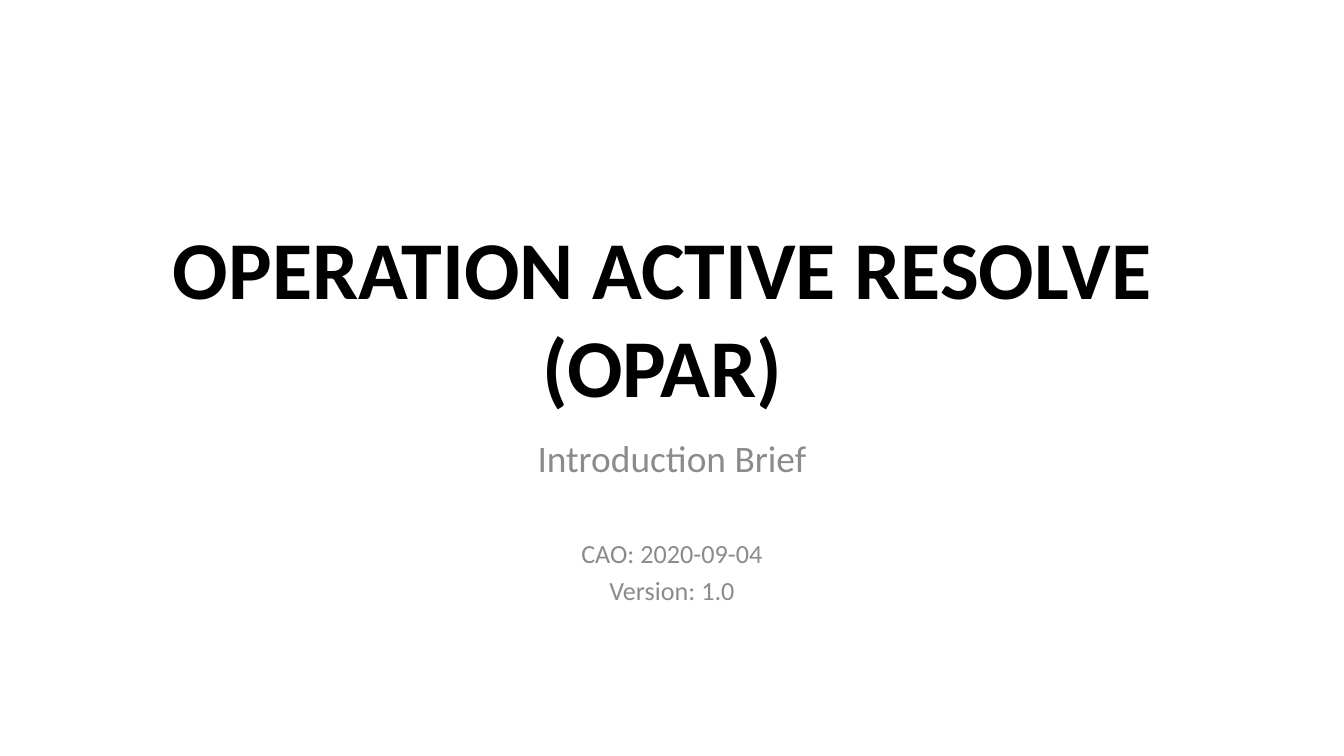
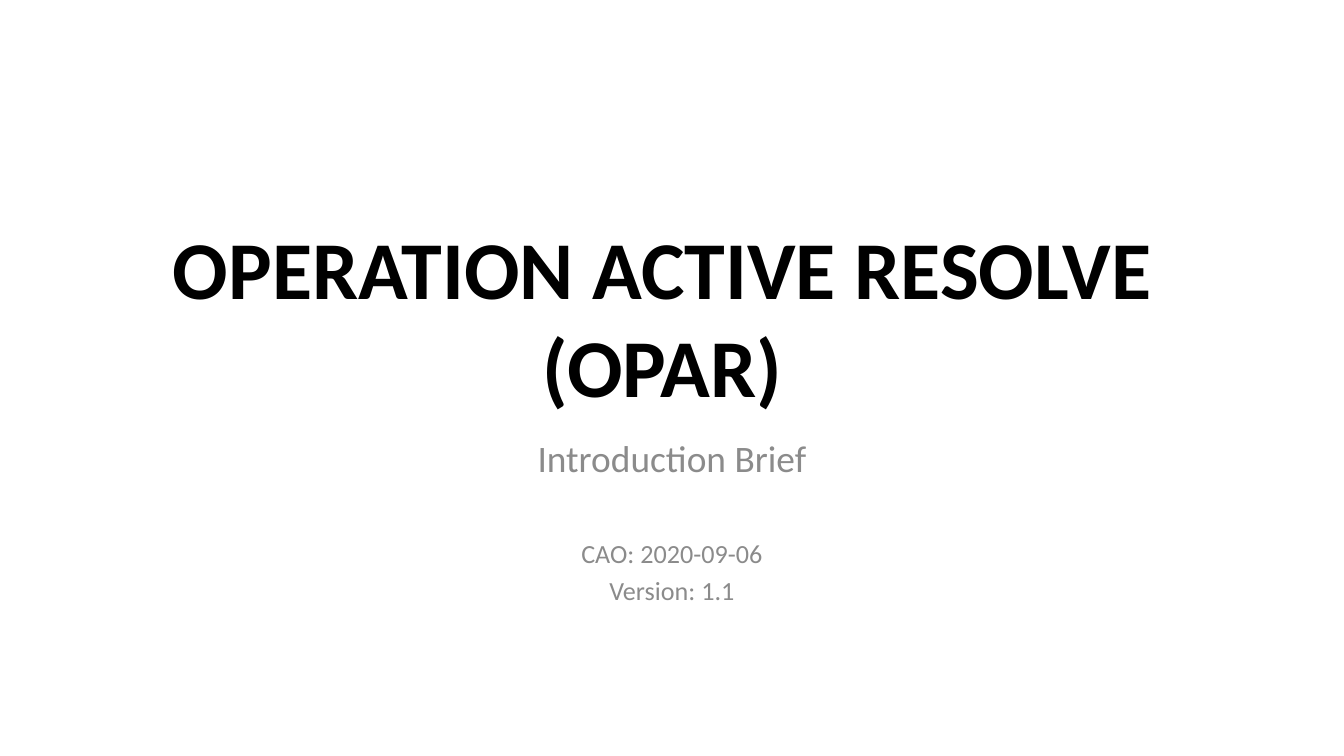
Before and after one commit to 132nd-vWing/OPAR-Brief, a slide deck: slide 1 of UNDER DEVELOPMENT/132nd OP ACTIVE RESOLVE Introduction Brief.pptx. Drawn at 1344x756 pixels with LibreOffice and Linux fonts; fonts in the diff are those of the drawing; background and template pictures are left out. Boxes give left, top, right and bottom in pixels: in the first picture for what was removed or moved away, otherwise in the second. Text is boxed around its words. In the diff, an @@ line names an element or a change of style, - is before the commit and + after.

```diff
--- a/UNDER DEVELOPMENT/132nd OP ACTIVE RESOLVE Introduction Brief.pptx
+++ b/UNDER DEVELOPMENT/132nd OP ACTIVE RESOLVE Introduction Brief.pptx
@@ subtitle at box(581, 545, 762, 600): text changed @@
-CAO: 2020-09-04
-Version: 1.0
+CAO: 2020-09-06
+Version: 1.1
```
Also in this commit, not shown: 5 other slides changed, 12 other files.
